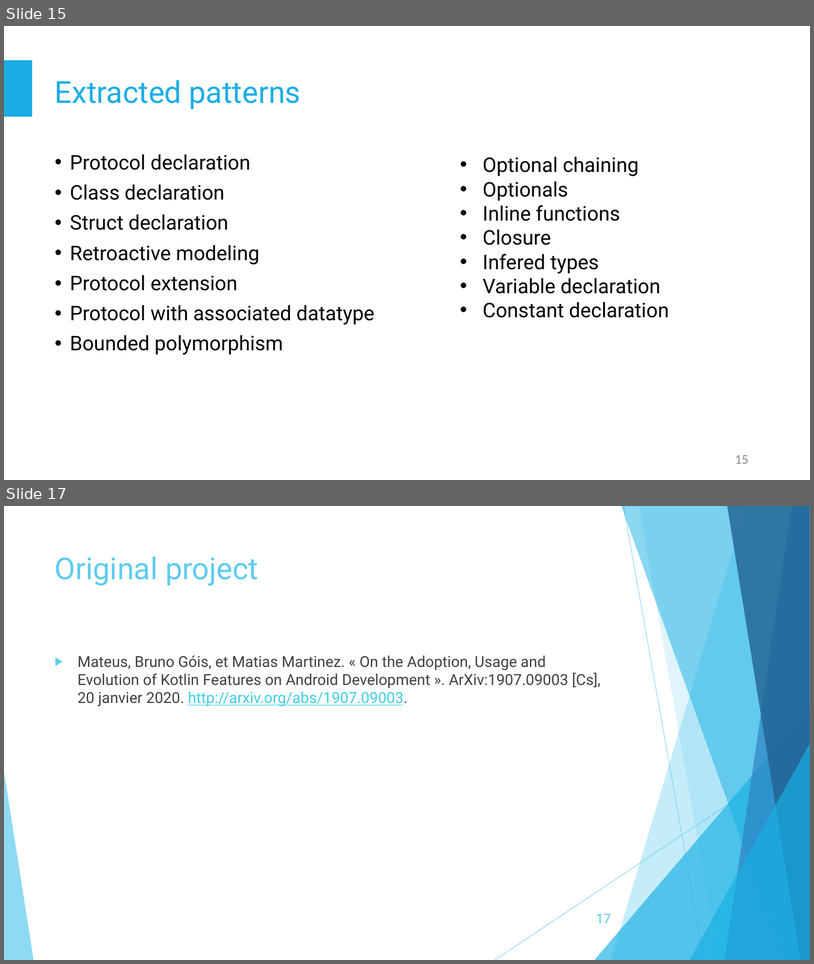
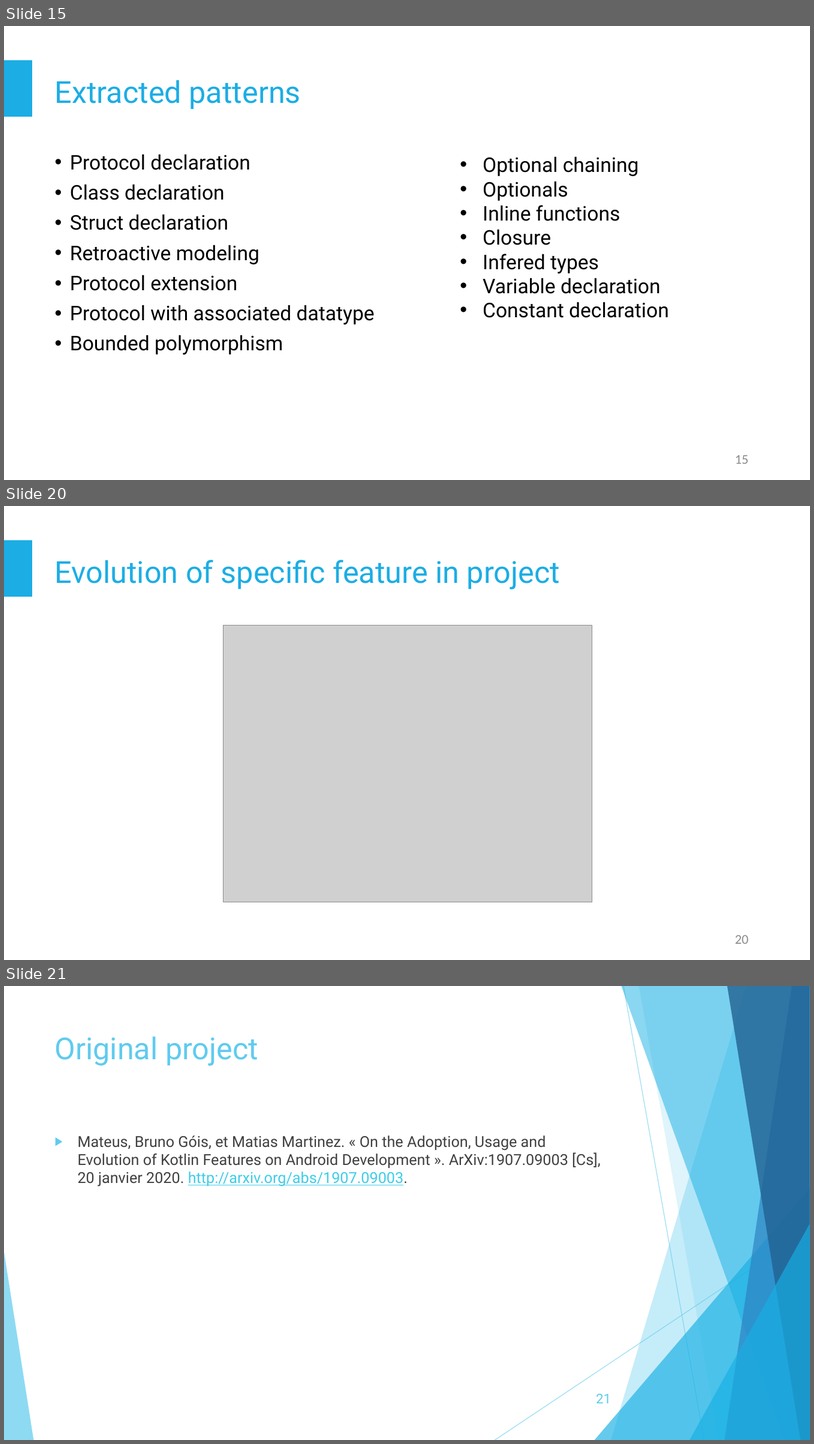
Before and after one commit to staufga0/Pattern-extraction-swift, a slide deck: presentation/Pattern Extraction Final.pptx. Shown one above the other, each under a label of ours: slides 15 and 17 before the commit, slides 15, 20 and 21 after it; the slides between them are not shown. The pictures are 814x964 and 814x1444 pixels, drawn with LibreOffice and Linux fonts; fonts in the diff are those of the drawing; grey boxes stand for pictures. Boxes give left, top, right and bottom in pixels: in the first picture for what was removed or moved away, otherwise in the second. Text is boxed around its words. In the diff, an @@ line names an element or a change of style, - is before the commit and + after.

```diff
--- a/presentation/Pattern Extraction Final.pptx
+++ b/presentation/Pattern Extraction Final.pptx
@@ slide 20 added at <box>4,506,810,960</box>, background #FFFFFF; not listed: 1 template element that a slide beside it also shows @@
@@ title added at <box>55,559,560,589</box>, 36 pt, text #1CADE4 @@
+Evolution of specific feature in project
@@ picture added at <box>224,625,592,901</box> @@
@@ page number added at <box>735,934,749,943</box>, 16 pt, text #8C8C8C @@
+20
@@ what was slide 17 is now slide 21 @@
@@ page number at <box>596,1393,611,1403</box>: text changed @@
-17
+21
```
Also in this commit, not shown: 1 slide changed, 4 other slides added, 1 slide removed.
